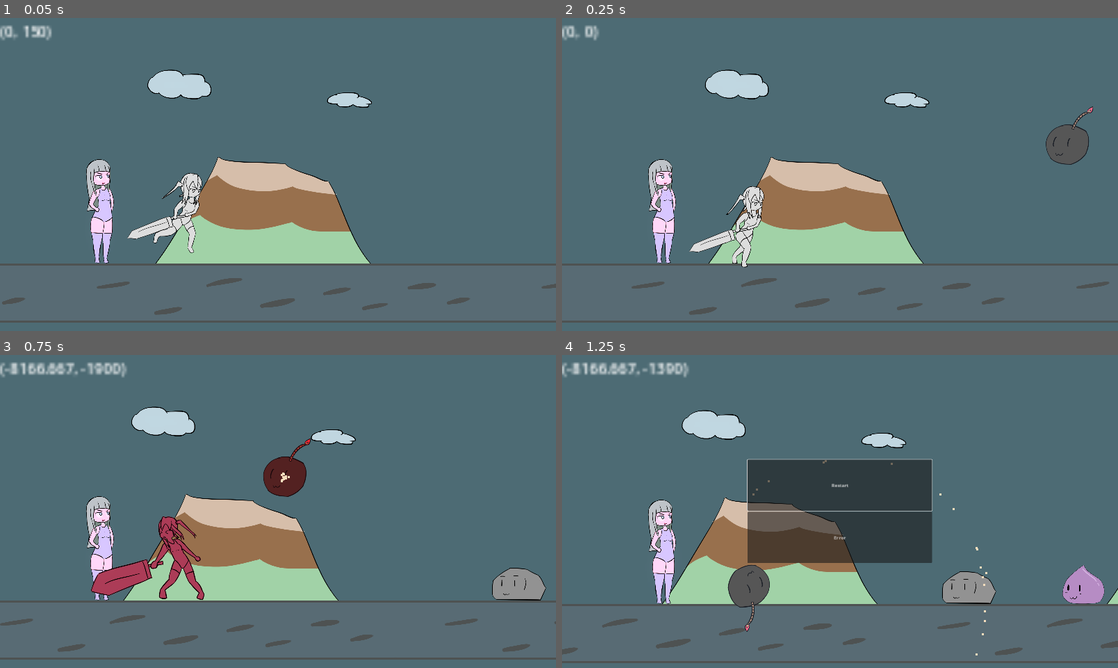
Above: before the commit, frames 1-4 (two rows, left to right).
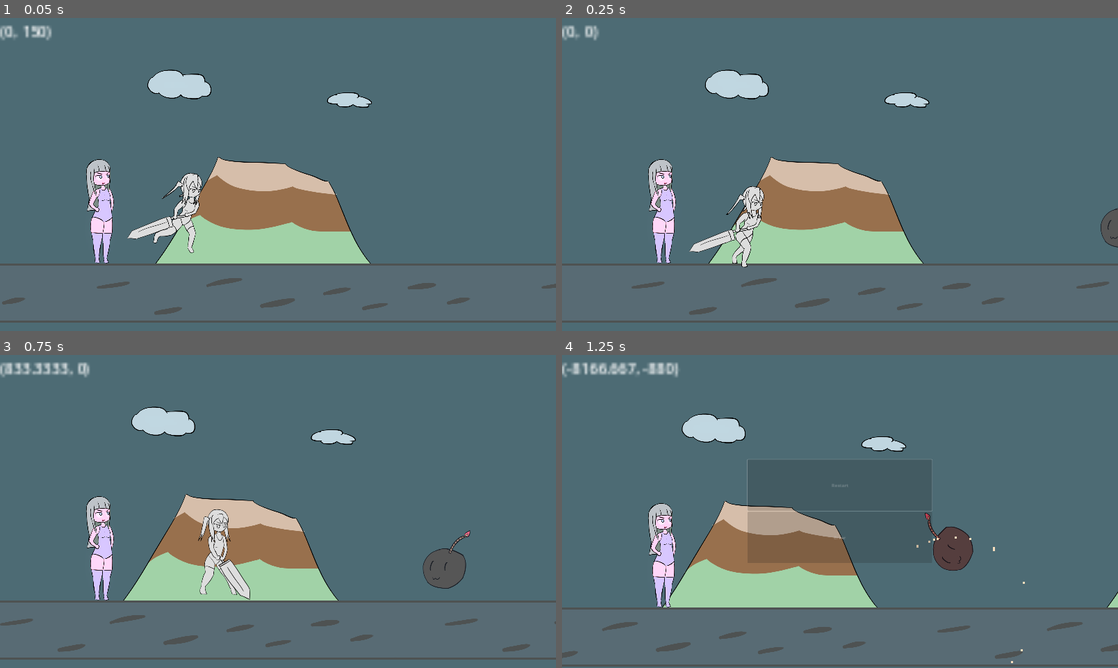
Above: after the commit, the same moments.

Repository: BeatMil/Animurun
Game: Godot game, scene res://Scenes/Forest.tscn
Same seed, same stepped clock (60 frames per second), same inputs: the game is played once before the commit and once after it.
Inputs:
- Up to frame 1 (0.05 s): no input
- Up to frame 2 (0.25 s): no input
- Up to frame 3 (0.75 s): hold D (move_right) from 0.53 s (still down); hold J (attack) from 0.53 s (still down)
- Up to frame 4 (1.25 s): keep holding D (move_right); keep holding J (attack); tap Space (jump) at 0.77 s

Frame 1 is identical in both runs. In frame 2, 1.2% of the frame differs, in the area x 87-100%, y 28-74%; in frame 3, 6.1%; in frame 4, 20%, in the area x 0-100%, y 2-100%.
Error after the commit: Invalid call to function 'throw_bomb' in base 'RigidBody2D (Bomby.gd)'. Expected 0 arguments. (res://scripts/Forest.gd:156)

Commit message:
Add more enemy pattern (spawn_triples)

Diff:
--- a/scripts/Forest.gd
+++ b/scripts/Forest.gd
@@ -8,7 +8,7 @@
 
 
 # Configs
-var enemy_spawn_order: Array = [spawn_triple01]
+var enemy_spawn_order: Array = [spawn_triple04, spawn_triple03, spawn_triple03]
 var order_index: int = 0
 
 
@@ -83,7 +83,7 @@
 	slime.position = $"Markers/EnemySpawnPos".position
 
 	# add bomby
-	bomby.throw_bomb()
+	bomby.throw_bomb(Vector2(-2000, -2000))
 	add_child(bomby)
 	await get_tree().create_timer(0.3).timeout
 
@@ -118,5 +118,51 @@
 	slime3.throw_slime(Vector2(-1900, -1900))
 
 
+func spawn_triple03() -> void:
+	var node1 = BOMBY.instantiate()
+	node1.position = $"Markers/EnemySpawnPos2".position
+
+	var node2 = BOMBY.instantiate()
+	node2.position = $"Markers/EnemySpawnPos2".position
+
+	var node3 = BOMBY.instantiate()
+	node3.connect("ded", spawner)
+	node3.position = $"Markers/EnemySpawnPos2".position
+
+	add_child(node1)
+	node1.throw_bomb(Vector2(-2000, -2500))
+	await get_tree().create_timer(0.3).timeout
+
+	add_child(node2)
+	node2.throw_bomb(Vector2(-2000, -2000))
+	await get_tree().create_timer(0.3).timeout
+
+	add_child(node3)
+	node3.throw_bomb(Vector2(-1900, -1900))
+
+
+func spawn_triple04() -> void:
+	var node1 = BOMBY.instantiate()
+	node1.position = $"Markers/EnemySpawnPos2".position
+
+	var node2 = BOMBY.instantiate()
+	node2.position = $"Markers/EnemySpawnPos2".position
+
+	var node3 = BOMBY.instantiate()
+	node3.connect("ded", spawner)
+	node3.position = $"Markers/EnemySpawnPos2".position
+
+	add_child(node1)
+	node1.throw_bomb(Vector2(-1500, -1500))
+	await get_tree().create_timer(0.3).timeout
+
+	add_child(node2)
+	node2.throw_bomb(Vector2(-1300, -1300))
+	await get_tree().create_timer(0.3).timeout
+
+	add_child(node3)
+	node3.throw_bomb(Vector2(-1000, -1000))
+
+
 func _on_spawn_timer_timeout():
 	spawner()
